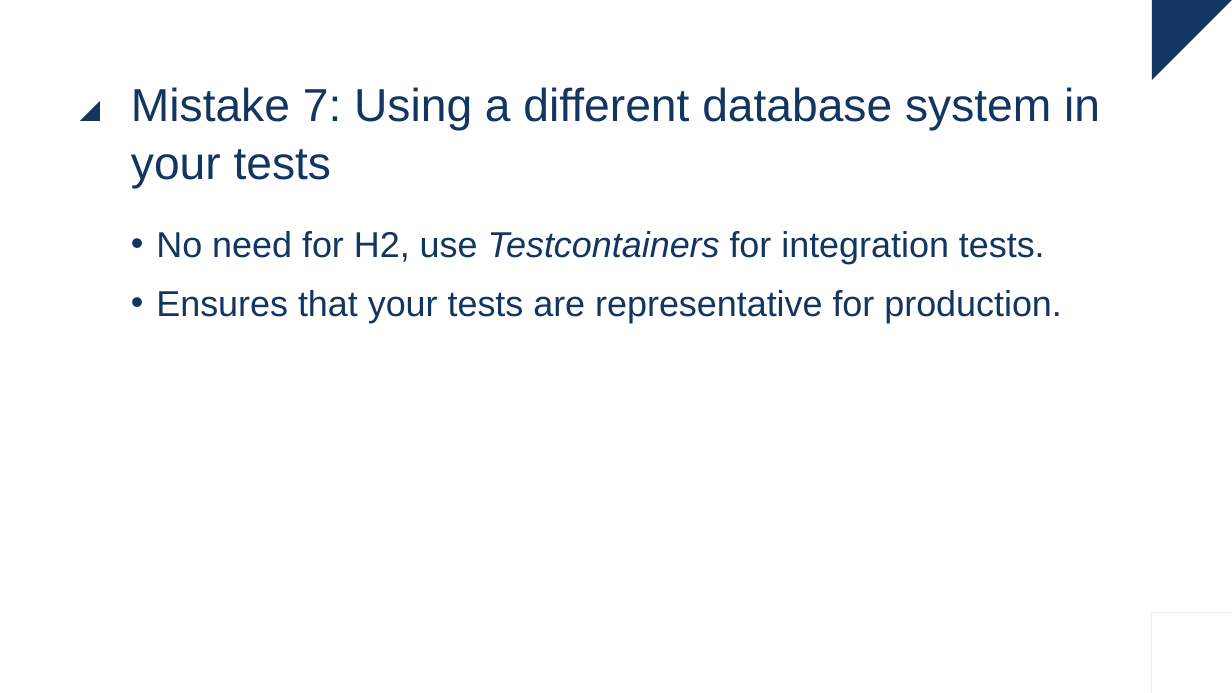
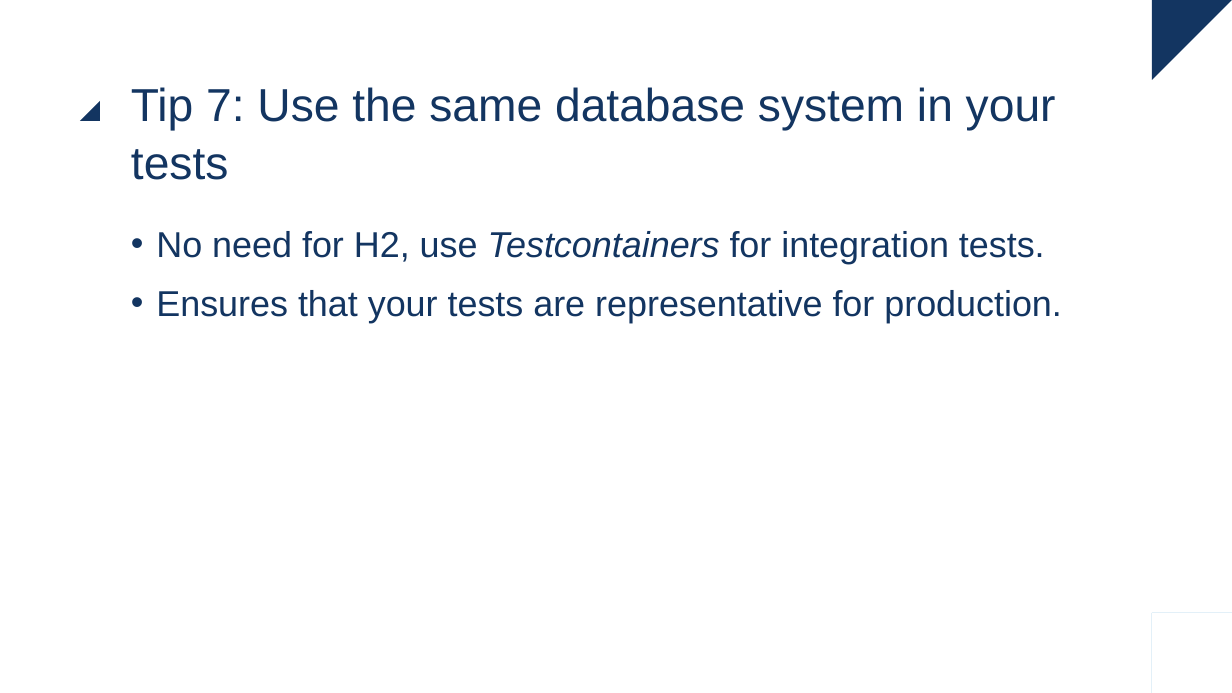
Before and after one commit to raoulvdberge/jpa-with-hibernate, a slide deck: slide 48 of slides.pptx. Drawn at 1232x693 pixels with LibreOffice and Linux fonts; fonts in the diff are those of the drawing. Boxes give left, top, right and bottom in pixels: in the first picture for what was removed or moved away, otherwise in the second. Text is boxed around its words. In the diff, an @@ line names an element or a change of style, - is before the commit and + after.

Commit message:
Use "Tip" language instead of "Mistake" on "Performance tips and common mistakes"

```diff
--- a/slides.pptx
+++ b/slides.pptx
@@ title at (131,87,1056,180): text changed @@
-Mistake 7: Using a different database system in your tests
+Tip 7: Use the same database system in your tests
```
Also in this commit, not shown: 12 other slides changed, 1 other file.
